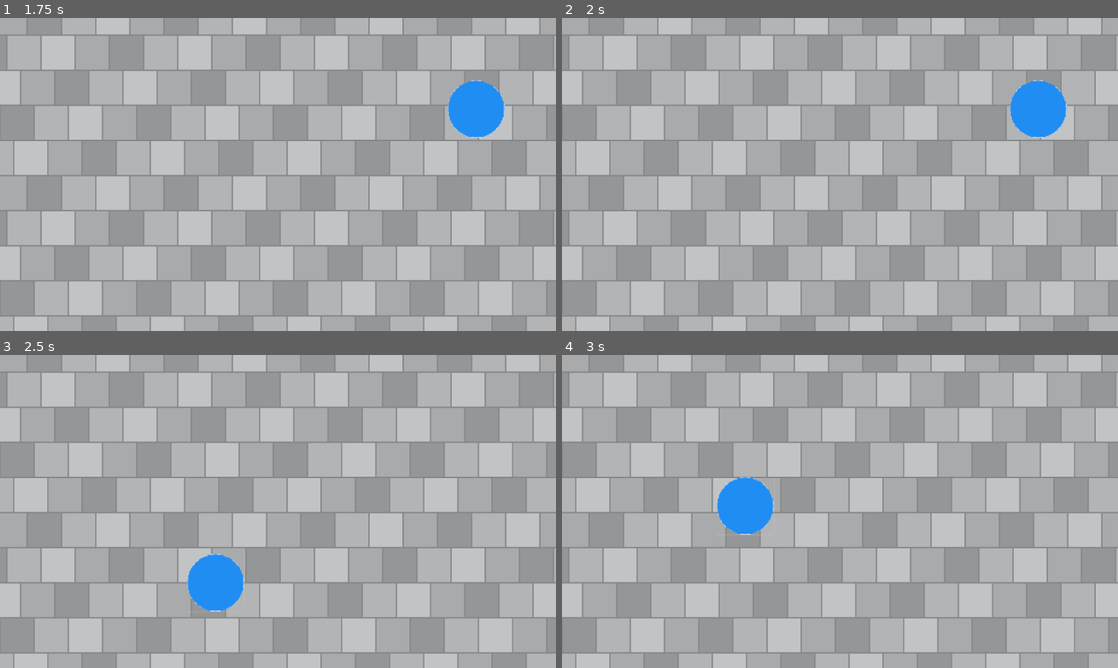
Above: before the commit, frames 1-4 (two rows, left to right).
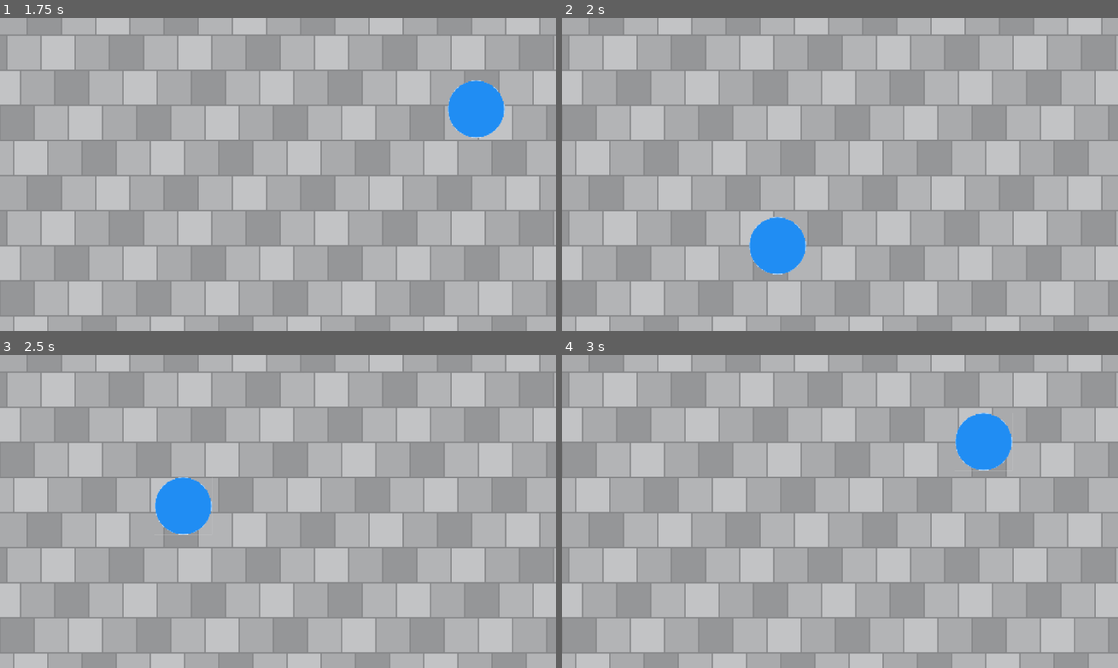
Above: after the commit, the same moments.

Repository: MalachiNg/Brain_games
Game: Godot game, scene res://main.tscn
Two runs of this game, one before a commit and one after it. Both use one fixed random seed, a clock stepped at 60 frames per second and the inputs below.
Inputs (mouse positions are in pixels of both pictures, inside the frame that each line leads up to; where the layout moved, square brackets give the same spot in the first picture):
- Up to frame 1 (1.75 s): click (394, 205) at 0.5 s; click (278, 246) at 1.25 s
- Up to frame 2 (2 s): no input
- Up to frame 3 (2.5 s): click (216, 583) [478, 445] at 2 s
- Up to frame 4 (3 s): click (745, 505) [778, 583] at 2.75 s

Frame 1 is identical in both runs. In frame 2, 3.0% of the frame differs, in the area x 33-91%, y 19-82%; in frame 3, 3.0%, in the area x 27-44%, y 39-82%; in frame 4, 3.0%.

Commit message:
Minor Update: Fixed a bug, forgot to actually use a variable that checked if the timer was running. Honestly I don't know how the code was even running with this error. I don't know for sure but I do think there is still an error somewhere.

Diff:
--- a/button_clicking_game.gd
+++ b/button_clicking_game.gd
@@ -60,14 +60,15 @@
 	elif button_stage == 6:
 		$Button.position = location_6
 	if not running_timer:
+		running_timer = true
 		var initial_button_stage = button_stage
-		await get_tree().create_timer(1).timeout
+		await get_tree().create_timer(0.6).timeout
+		running_timer = false
 		if initial_button_stage == button_stage:
 			if button_stage == 6:
 				button_stage = 1
 			else:
 				button_stage += 1 # change the button stage to the next position, as the user didn't click it in time.
-
 
 
 func _on_button_pressed():
@@ -80,7 +81,6 @@
 	if rand == 2:
 		$Dud_Button.show()
 		$Dud_Button.position = Vector2(randf_range(0, 1033), randf_range(0, 528))
-		print(str($Dud_Button.position))
 		var initial_button_stage = button_stage
 		while (initial_button_stage == button_stage) == true and dud_pressed == false:
 			await get_tree().process_frame
